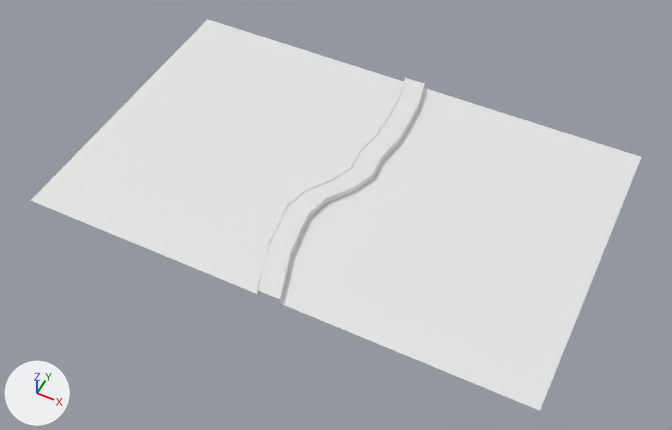
What one commit did to the Blender file assets/models/testroad.blend.
One viewpoint serves both versions: a camera (50 mm lens) standing at (220.0, -334.0, 528.0) and looking at (1.0, 105.0, -20.0). Lighting does not change. The marker at lower left points along +X, +Y and +Z.
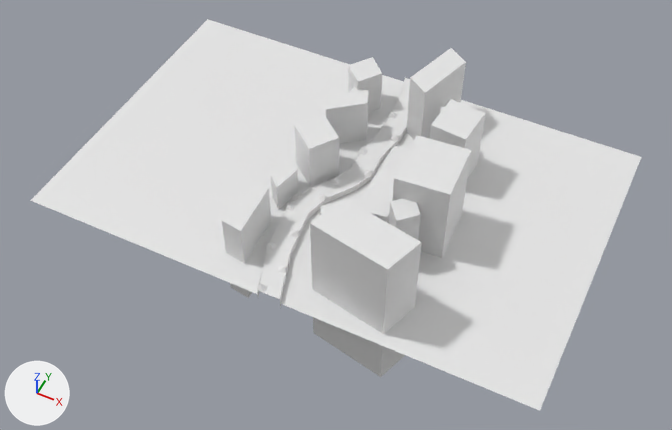
The edits, one by one:
Mesh me_cube_001 is new.
It has 9408 vertices, 9380 faces and spans x 5.1..16.6, y -11.0..8.1, z -4.9..5.1.
Mesh me_cube is new.
It has 96 vertices, 60 faces and spans x -20.0..26.0, y -3.0..235.0, z -4.0..0.0.
Object 'Cube' (ob_cube) is new; it shows me_cube_001.
Its location is (-116.2, 148.5, 2.3).
Its scale is (12.7, 12.7, 12.7).
Object 'light' (ob_light) is new; it shows me_cube.
Its location is (-8.3, 3.2, 3.8).

What differs and where, as boxes (x1, y1, x2, y2) in the pictures (672 x 430 px):
'Cube', added
    after: (222, 48, 485, 377)
'light', added
    after: (257, 112, 399, 293)
